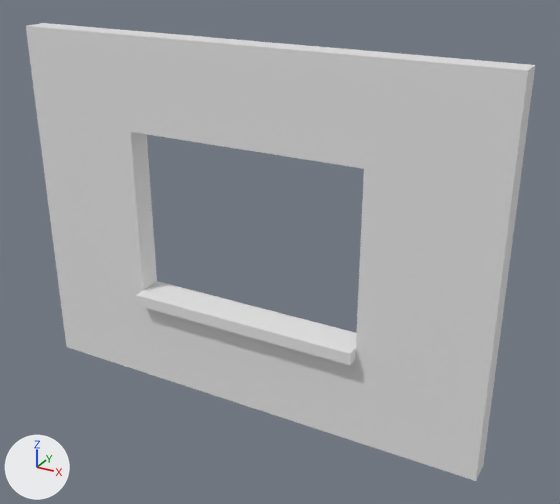
Two versions of the Blender file BuildingBlocks/WallWithWindow3x4x.20.blend, one commit apart.
Both versions are drawn from a camera (50 mm lens) standing at (2.94, -4.71, 3.85) and looking at (0.25, 0.19, 1.4). The axes (+X, +Y, +Z) are drawn at lower left. The lights are the same throughout.

Objects in the first picture: 'WallWithWindow3x4x.20'.
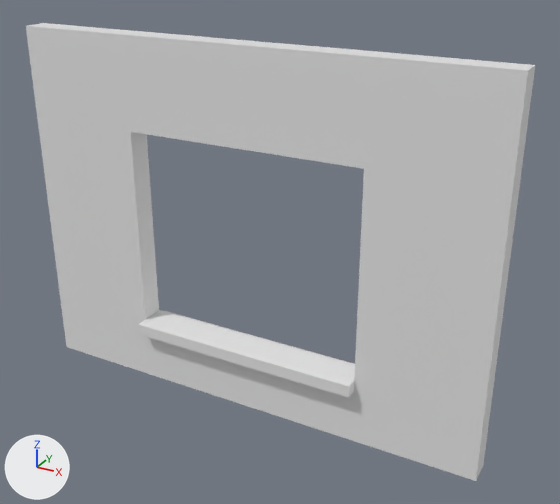
What differs and where, as boxes (x1, y1, x2, y2) in the pictures (560 x 504 px; the box of a moved part takes in the faces that stretch with it):
part 1 of me_wallwithwindow3x4x_20, moved or reshaped
    both: (48, 66, 535, 481)

The change, as a diff of the scene's bpy script:
```diff
--- a/BuildingBlocks/WallWithWindow3x4x.20.blend.py
+++ b/BuildingBlocks/WallWithWindow3x4x.20.blend.py
@@ me_wallwithwindow3x4x_20 @@
 me_wallwithwindow3x4x_20.from_pydata(...)  # 80 vertices, 64 faces; spans x -2.0..2.0, y 0.0..3.0, z -0.3..0.1
 # used by ob_wallwithwindow3x4x_20; location = (0.0, 0.0, 0.0); rotation_euler = (1.571, 0.0, 0.0), in degrees (90, 0, 0)
+# me_wallwithwindow3x4x_20 part 1: all 38 vertices in x -2.0..2.0, y 0.75..0.85, z -0.3..0.1 are moved by (0.0, -0.29, 0.0)
```
